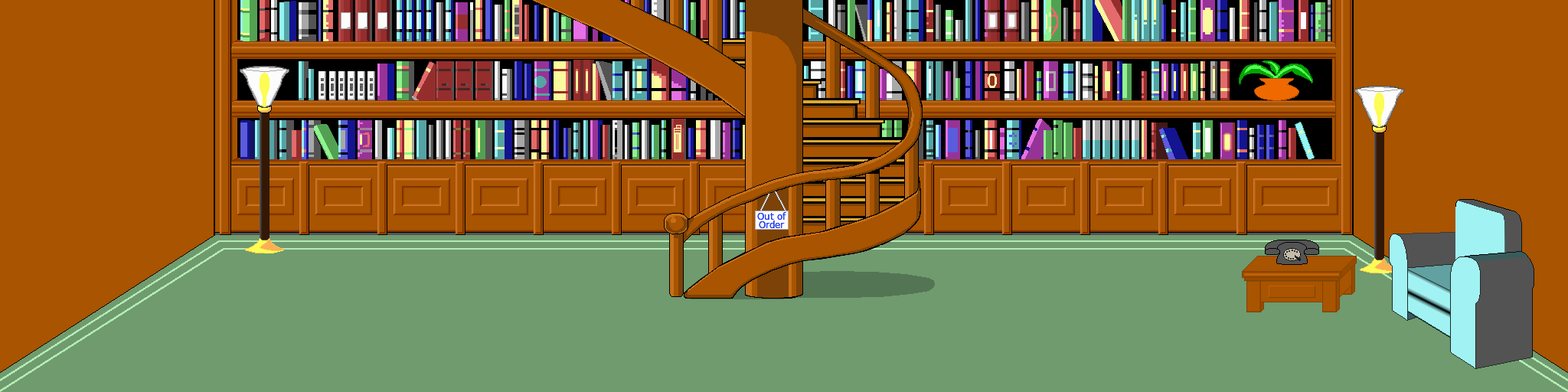
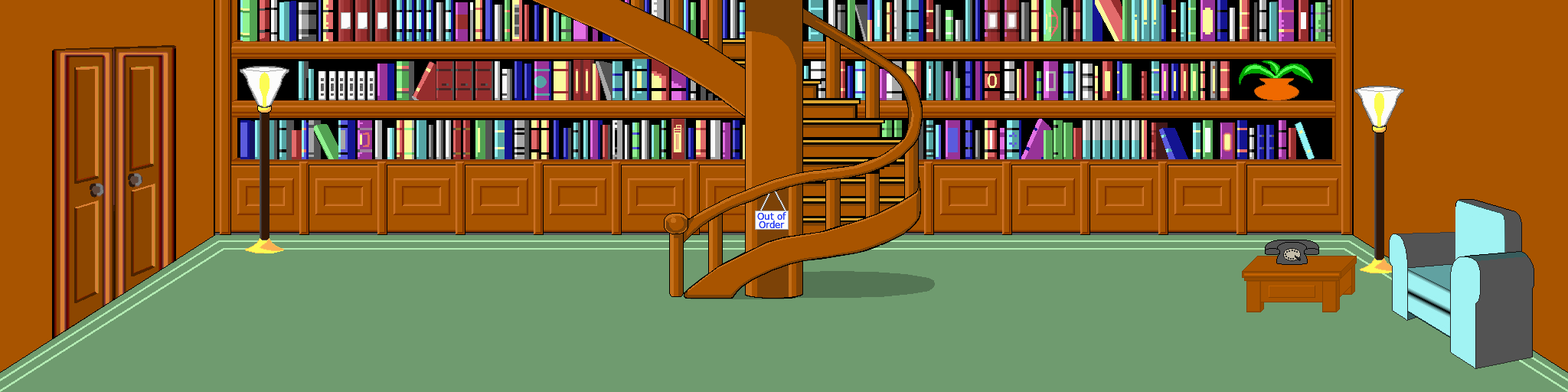
Layered file, before and after one edit (1568x392). Changes by layer:
added layer "Door" above "Pasted Layer" over bbox(52, 45, 177, 340)
